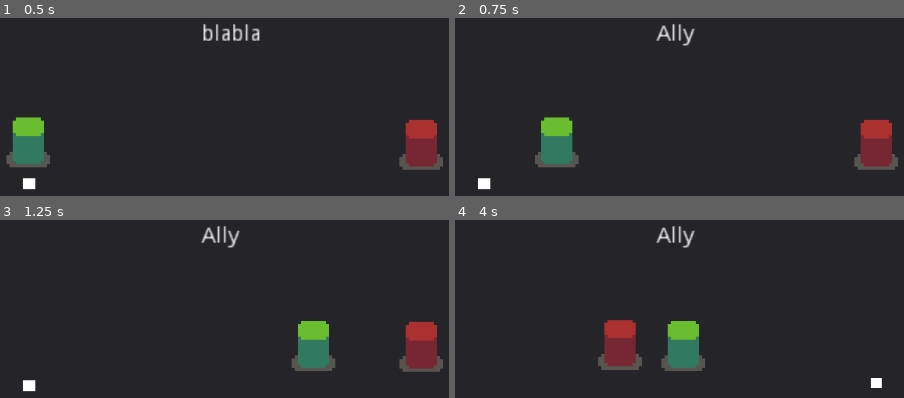
Above: before the commit, frames 1-4 (two rows, left to right).
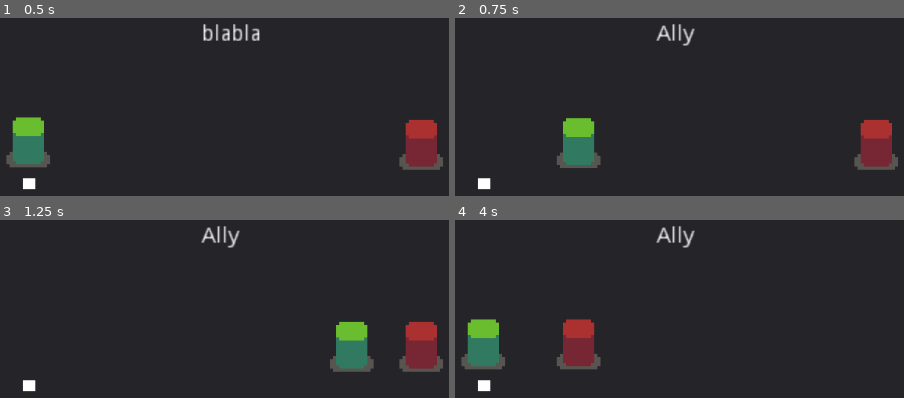
Above: after the commit, the same moments.

Repository: Threnkost/turn-based-combat
Game: Godot game, scene res://Game.tscn
The game is run twice, just before and just after one commit, with the same random seed, the same clock (stepped at 60 frames per second) and the same inputs.
Inputs:
- Up to frame 1 (0.5 s): no input
- Up to frame 2 (0.75 s): tap Enter at 0.5 s; tap Space (playTurn) at 0.6 s
- Up to frame 3 (1.25 s): no input
- Up to frame 4 (4 s): tap Space (playTurn) every 0.75 s from 1.35 to 3.6 s

Frame 1 is identical in both runs. In frame 2, 3.0% of the frame differs, in the area x 17-33%, y 55-85%; in frame 3, 4.2%; in frame 4, 8.8%, in the area x 1-96%, y 55-97%.

Commit message:
Add files via upload

Diff:
--- a/Combat/Battleground.gd
+++ b/Combat/Battleground.gd
@@ -10,5 +10,3 @@
 			enemies.append(battler)
 		elif battler is Ally:
 			allies.append(battler)
-#	print("Enemies : ", enemies)
-#	print("Allies : ", allies)
--- a/Combat/Battler/Ally.gd
+++ b/Combat/Battler/Ally.gd
@@ -1,3 +1,18 @@
 extends Battler
 
 class_name Ally
+
+func playTurn(turnQueue) -> void:
+	.playTurn(turnQueue)
+	turnQueue.label.text = "Ally"
+
+	battlerReference.attackToEntity(turnQueue.battleground.enemies[0])
+	yield(battlerReference.tween, "tween_completed")
+
+	yield(get_tree().create_timer(1), "timeout")
+	#yield(animationPlayer, "animation_finished")
+
+	battlerReference.returnToStart()
+	yield(battlerReference.tween, "tween_completed")
+
+	turnQueue.skipTurn()
--- a/Combat/Battler/BattlerSkin/BattlerReference.gd
+++ b/Combat/Battler/BattlerSkin/BattlerReference.gd
@@ -3,6 +3,7 @@
 class_name BattlerReference
 
 const TARGET_DISTANCE = 75
+const TWEEN_DURATION = 0.75
 
 onready var tween : Tween
 onready var animationPlayer : AnimationPlayer
@@ -25,10 +26,10 @@
 	var targetPosition : Vector2 = target.global_position + Vector2(direction * TARGET_DISTANCE, 0)
 
 	tween.interpolate_property(
-		self, 'global_position', battler.startPosition, targetPosition, 1, Tween.TRANS_QUAD, Tween.EASE_OUT)
+		self, 'global_position', battler.startPosition, targetPosition, TWEEN_DURATION, Tween.TRANS_QUAD, Tween.EASE_OUT)
 	tween.start()
 
 func returnToStart():
 	tween.interpolate_property(
-		self, 'global_position', global_position, battler.startPosition, 1, Tween.TRANS_QUAD, Tween.EASE_OUT)
+		self, 'global_position', global_position, battler.startPosition, TWEEN_DURATION, Tween.TRANS_QUAD, Tween.EASE_OUT)
 	tween.start()
--- a/Combat/Battler/Enemy.gd
+++ b/Combat/Battler/Enemy.gd
@@ -4,6 +4,19 @@
 
 onready var AI : EnemyAI
 
-# warning-ignore:unused_argument
 func playTurn(turnQueue) -> void:
-	pass
+	yield(get_tree().create_timer(0.35), "timeout")
+
+	.playTurn(turnQueue)
+	turnQueue.label.text = "Ally"
+
+	battlerReference.attackToEntity(turnQueue.battleground.allies[0])
+	yield(battlerReference.tween, "tween_completed")
+
+	yield(get_tree().create_timer(1), "timeout")
+	#yield(animationPlayer, "animation_finished")
+
+	battlerReference.returnToStart()
+	yield(battlerReference.tween, "tween_completed")
+
+	turnQueue.skipTurn()
--- a/Combat/Characters/Character1.gd
+++ b/Combat/Characters/Character1.gd
@@ -2,15 +2,3 @@
 
 func playTurn(turnQueue) -> void:
 	.playTurn(turnQueue)
-	turnQueue.label.text = "Ally"
-
-	battlerReference.attackToEntity(turnQueue.battleground.enemies[0])
-	yield(battlerReference.tween, "tween_completed")
-
-	yield(get_tree().create_timer(1), "timeout")
-	#yield(animationPlayer, "animation_finished")
-
-	battlerReference.returnToStart()
-	yield(battlerReference.tween, "tween_completed")
-
-	turnQueue.skipTurn()
--- a/Combat/Characters/Monster1.gd
+++ b/Combat/Characters/Monster1.gd
@@ -1,18 +1,4 @@
 extends Enemy
 
 func playTurn(turnQueue) -> void:
-	yield(get_tree().create_timer(0.35), "timeout")
-
 	.playTurn(turnQueue)
-	turnQueue.label.text = "Ally"
-
-	battlerReference.attackToEntity(turnQueue.battleground.allies[0])
-	yield(battlerReference.tween, "tween_completed")
-
-	yield(get_tree().create_timer(1), "timeout")
-	#yield(animationPlayer, "animation_finished")
-
-	battlerReference.returnToStart()
-	yield(battlerReference.tween, "tween_completed")
-
-	turnQueue.skipTurn()
